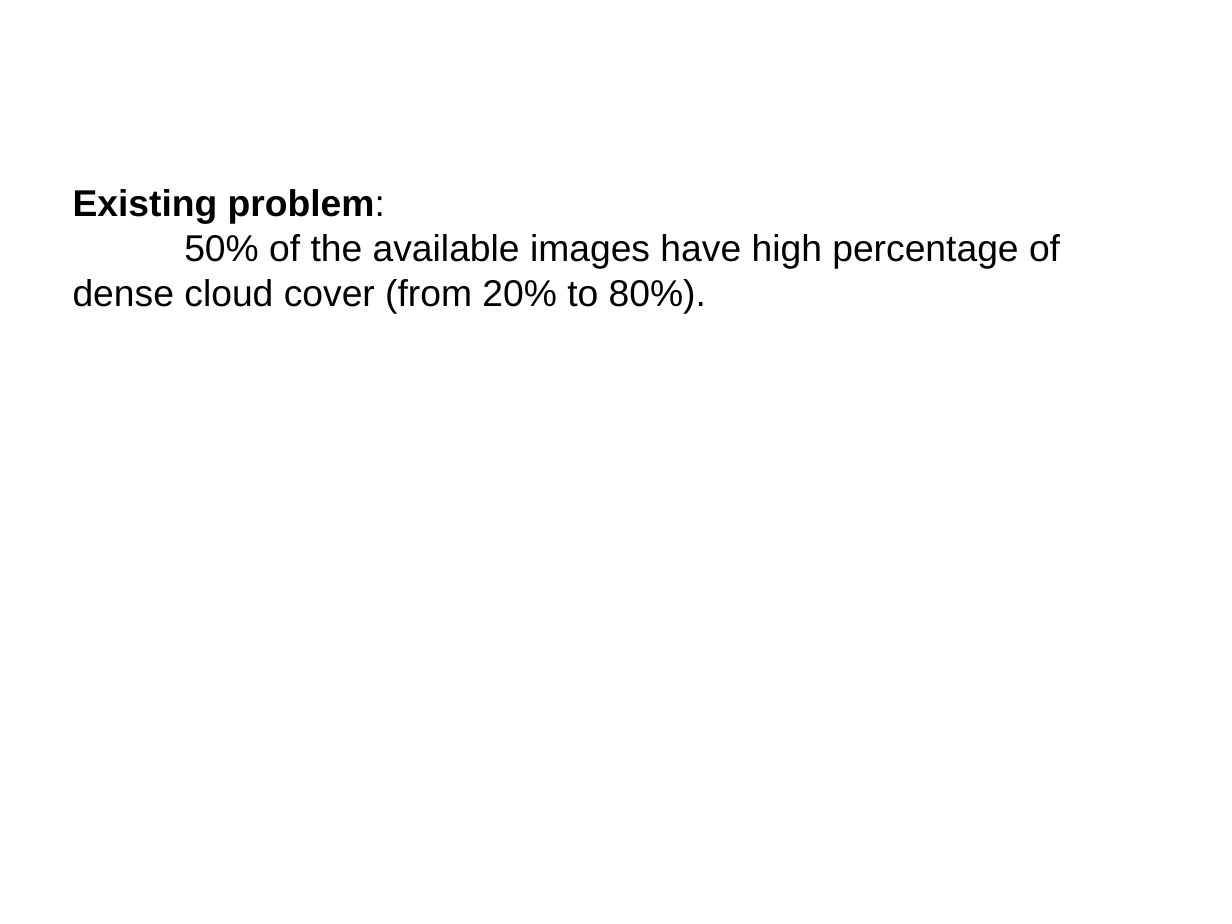
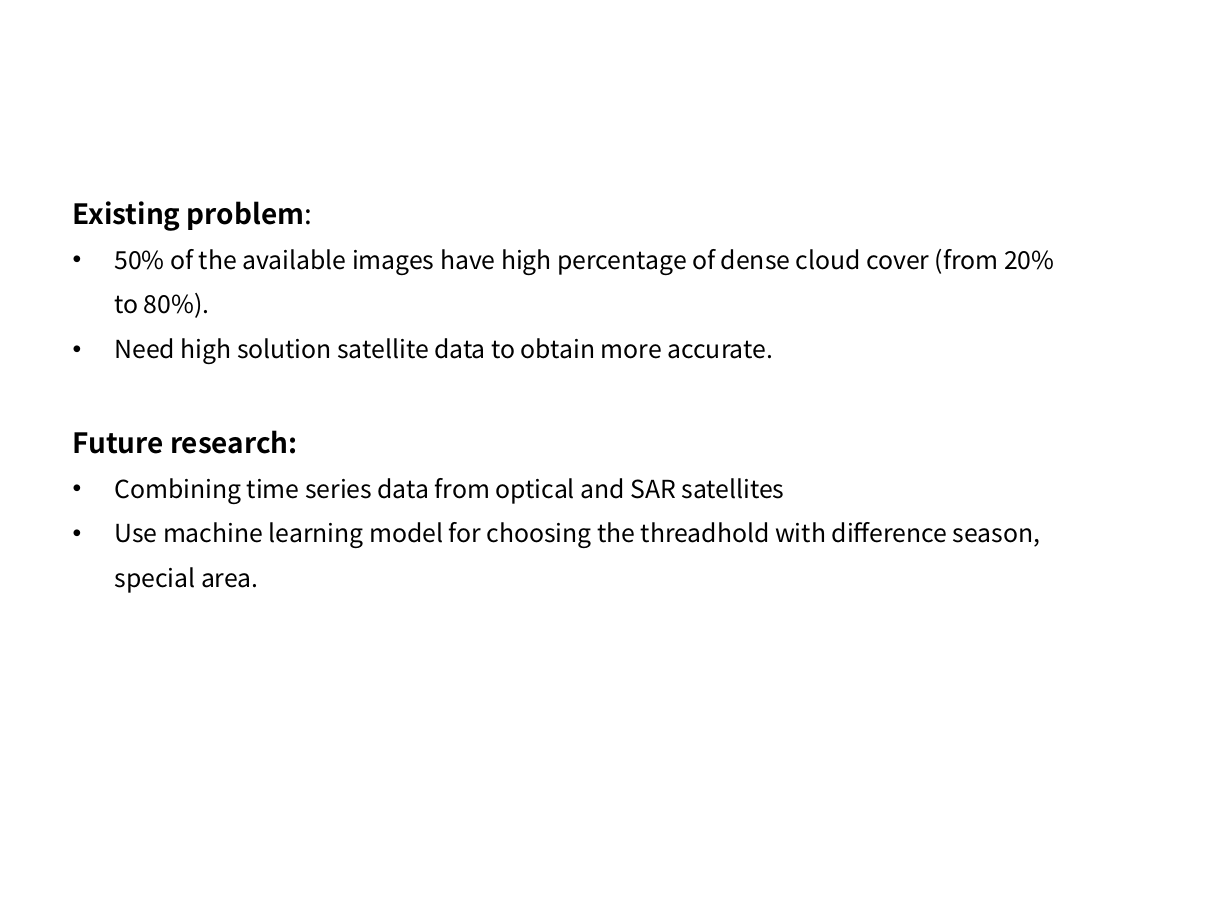
Before and after one commit to taminhluan/space_image_sensing, a slide deck: slide 6 of paper_review/term_project_proposal.pptx. Drawn at 1232x924 pixels with LibreOffice and Linux fonts; fonts in the diff are those of the drawing; background and template pictures are left out. Boxes give left, top, right and bottom in pixels: in the first picture for what was removed or moved away, otherwise in the second. Text is boxed around its words. In the diff, an @@ line names an element or a change of style, - is before the commit and + after.

```diff
--- a/paper_review/term_project_proposal.pptx
+++ b/paper_review/term_project_proposal.pptx
@@ text at bbox=[73, 201, 1054, 318]: size 24 to 18 pt in "Existing problem:"; font Arial to Noto Sans CJK KR in "Existing problem:", "50% of the available images have high ..."; size 24 to 16 pt in "50% of the available images have high ..."; line spacing 1 to 1.5; bullet none to • @@
@@ text at bbox=[73, 338, 1040, 593]: paragraphs added @@
+• Need high solution satellite data to obtain more accurate.
+Future research:
+• Combining time series data from optical and SAR satellites
+• Use machine learning model for choosing the threadhold with difference season, special area.
```
Also in this commit, not shown: 4 other slides changed, 1 slide added, 1 slide removed, 5 other files.
